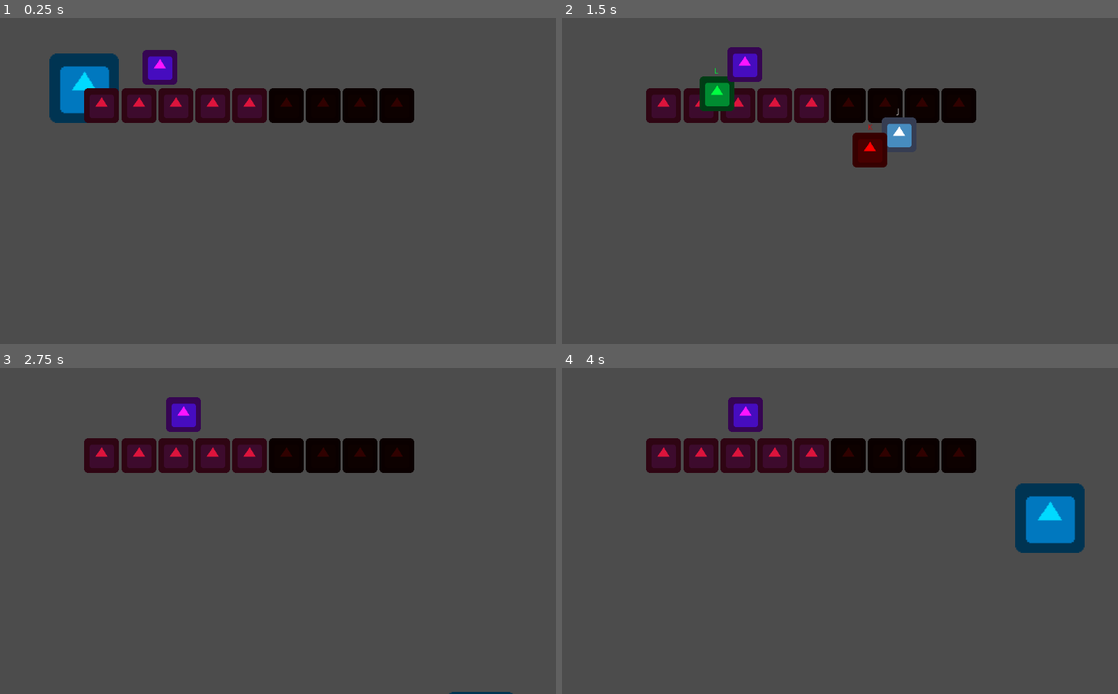
Above: before the commit, frames 1-4 (two rows, left to right).
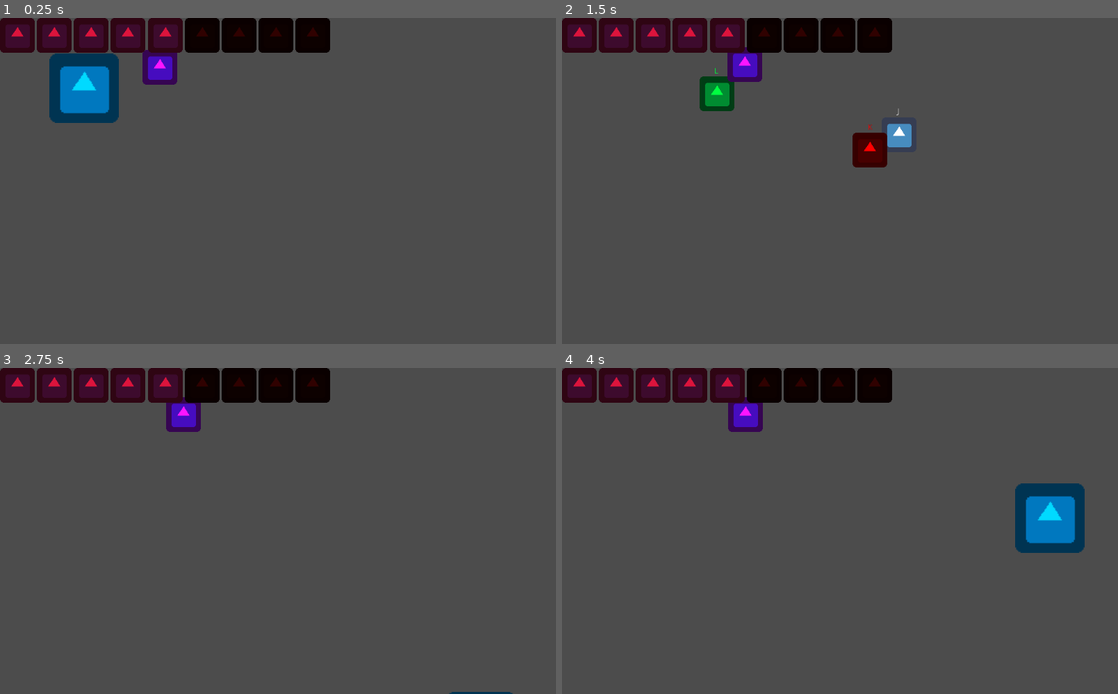
Above: after the commit, the same moments.

Repository: Phischermen/GMTK-JAM-2021
Game: Godot game, scene res://CerbusTest.tscn
The game is run twice, just before and just after one commit, with the same random seed, the same clock (stepped at 60 frames per second) and the same inputs. The engine's default icon, where the game draws it, is replaced by a stand-in: a white triangle on a blue panel in a dark square.
Inputs:
- Up to frame 1 (0.25 s): no input
- Up to frame 2 (1.5 s): tap Enter at 0.5 s; hold D (move_right) 0.53-1.28 s; hold Space (join_together_or_break_apart) 0.53-1.28 s; hold S (move_down) from 1.28 s (still down); tap Space (join_together_or_break_apart) at 1.35 s
- Up to frame 3 (2.75 s): release S (move_down) at 2.03 s; hold D (move_right) from 2.03 s (still down); hold Space (join_together_or_break_apart) from 2.03 s (still down)
- Up to frame 4 (4 s): release D (move_right) at 2.78 s; release Space (join_together_or_break_apart) at 2.78 s; hold W (move_up) 2.78-3.53 s; tap Space (join_together_or_break_apart) at 2.85 s; hold A (move_left) from 3.53 s (still down); hold Space (join_together_or_break_apart) from 3.53 s (still down)

The runs differ from the first frame. In frame 1, 12% of the frame differs, in the area x 0-75%, y 0-33%; in frame 2, 11%; in frame 3, 12%; in frame 4, 12%.
Error after the commit: Unable to iterate on object of type 'Object'. (res://Actors/cerberus_manager.gd:27)

Commit message:
Hooked up damage dealing signals and increased push range

Diff:
--- a/SYNTHA-6/Actors/CerberusManager.tscn
+++ b/SYNTHA-6/Actors/CerberusManager.tscn
@@ -37,5 +37,8 @@
 scale = Vector2( 2, 2 )
 needs_action_to_disable_control = false
 max_speed = 640.0
+push = 200
 
-[node name="HeartCounter" parent="." instance=ExtResource( 1 )]
+[node name="CanvasLayer" type="CanvasLayer" parent="."]
+
+[node name="HeartCounter" parent="CanvasLayer" instance=ExtResource( 1 )]
--- a/SYNTHA-6/Actors/SoloCerberus.tscn
+++ b/SYNTHA-6/Actors/SoloCerberus.tscn
@@ -6,7 +6,9 @@
 [sub_resource type="CircleShape2D" id=1]
 radius = 30.9951
 
-[node name="Jack" type="KinematicBody2D"]
+[node name="Jack" type="KinematicBody2D" groups=[
+"Dog",
+]]
 collision_layer = 2
 collision_mask = 5
 script = ExtResource( 2 )
--- a/SYNTHA-6/Actors/cerberus_manager.gd
+++ b/SYNTHA-6/Actors/cerberus_manager.gd
@@ -6,6 +6,8 @@
 onready var solo_cerberus = [jack, kahuna, laguna]
 
 onready var cerberus = $Cerberus
+
+onready var health_counter = $CanvasLayer/HeartCounter
 
 var cerberus_joined = true
 var cerberus_has_joined_and_player_has_not_released_join_button = false
@@ -22,6 +24,8 @@
 	# Initialize joined
 	for c in solo_cerberus:
 		remove_child(c)
+	for d in get_tree():
+		d.connect("took_damage", self, "update_health")
 	pass # Replace with function body.
 
 
@@ -74,3 +78,7 @@
 	remove_child(cerberus)
 	cerberus_joined = false
 	cerberus_has_joined_and_player_has_not_released_join_button = true
+
+
+func update_health():
+	health_counter.set_health()
--- a/SYNTHA-6/Actors/controllable_actor.gd
+++ b/SYNTHA-6/Actors/controllable_actor.gd
@@ -6,11 +6,13 @@
 export var max_converge_speed = 640.0
 export var acceleration = 6.0
 
-export (int, 0, 200) var push = 100
+export (int, 0, 500) var push = 100
 
 var velocity:Vector2 = Vector2.ZERO
 var move_velocity:Vector2 = Vector2.ZERO
 var attraction_velocity = Vector2.ZERO
+
+signal took_damage
 
 # Called when the node enters the scene tree for the first time.
 func _ready():
@@ -45,3 +47,8 @@
 	for index in get_slide_count():
 		var collision = get_slide_collision(index)
 		collision.collider.apply_central_impulse(-collision.normal * push)
+
+func recieve_damage(damage, knockback, iframes):
+	# TODO handle knock back
+	# TODO Send damage and iframe data through signal.
+	emit_signal("took_damage")
